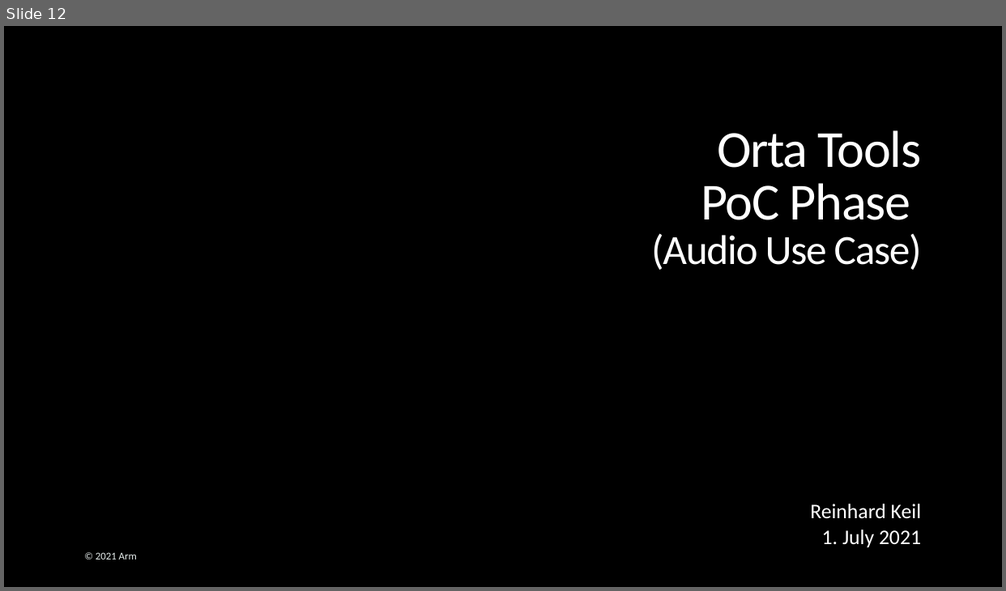
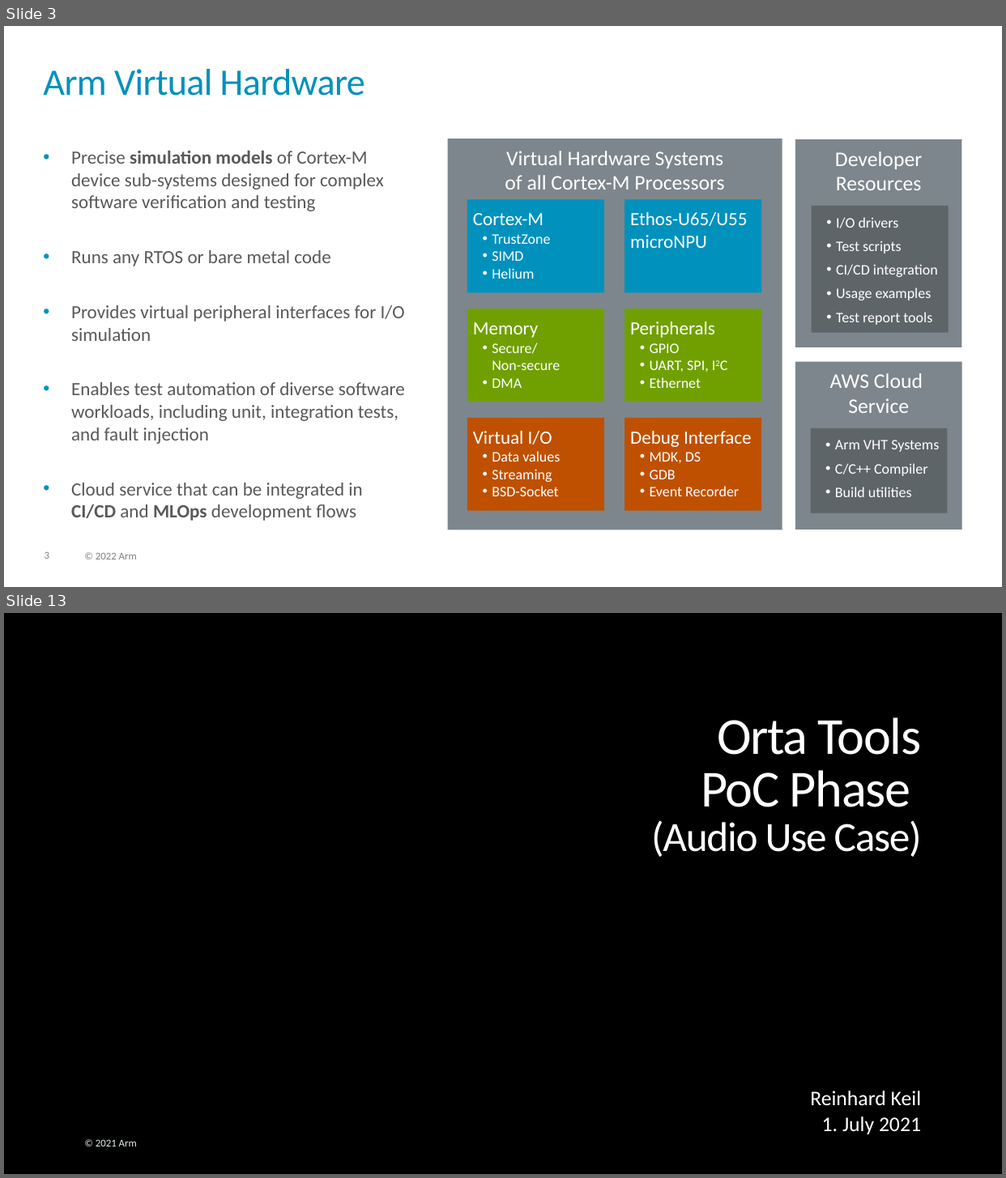
Before and after one commit to ARM-software/AVH, a slide deck: DoxyGen/overview/src/images/img_src.pptx. Shown one above the other, each under a label of ours: slide 12 before the commit, slides 3 and 13 after it; the slides between them are not shown. The pictures are 1006x591 and 1006x1178 pixels, drawn with LibreOffice and Linux fonts; fonts in the diff are those of the drawing; background and template pictures are left out. Boxes give left, top, right and bottom in pixels: in the first picture for what was removed or moved away, otherwise in the second. Text is boxed around its words. In the diff, an @@ line names an element or a change of style, - is before the commit and + after.

```diff
--- a/DoxyGen/overview/src/images/img_src.pptx
+++ b/DoxyGen/overview/src/images/img_src.pptx
@@ slide 3 added at [4, 26, 1002, 587], background #FFFFFF @@
@@ title added at [43, 69, 365, 96], 36 pt, text #0091BD @@
+Arm Virtual Hardware
@@ rectangle added at [448, 139, 782, 531], fill #7D868C, 20 pt, text #FFFFFF @@
+Virtual Hardware Systems
+of all Cortex-M Processors
@@ rectangle added at [795, 139, 962, 348], fill #7D868C, 20 pt, text #FFFFFF @@
+Developer Resources
@@ text added at [71, 151, 405, 521], 18 pt, text #595959 @@
+• Precise simulation models of Cortex-M device sub-systems designed for complex software verification and testing
+• Runs any RTOS or bare metal code
+• Provides virtual peripheral interfaces for I/O simulation
+• Enables test automation of diverse software workloads, including unit, integration tests, and fault injection
+• Cloud service that can be integrated in CI/CD and MLOps development flows
@@ rectangle added at [467, 199, 604, 292], fill #0091BD, 14 pt, text #FFFFFF @@
+Cortex-M
+• TrustZone
+• SIMD
+• Helium
@@ rectangle added at [624, 199, 761, 292], fill #0091BD, 18 pt, text #FFFFFF @@
+Ethos-U65/U55
+microNPU
@@ rectangle added at [812, 206, 948, 333], fill #5D6569, 14 pt, text #FFFFFF @@
+• I/O drivers
+• Test scripts
+• CI/CD integration
+• Usage examples
+• Test report tools
@@ rectangle added at [467, 309, 604, 402], fill #70A000, 14 pt, text #FFFFFF @@
+Memory
+• Secure/
+  Non-secure
+• DMA
@@ rectangle added at [624, 309, 761, 402], fill #70A000, 14 pt, text #FFFFFF @@
+Peripherals
+• GPIO
+• UART, SPI, I2C
+• Ethernet
@@ rectangle added at [795, 362, 962, 530], fill #7D868C, 20 pt, text #FFFFFF @@
+AWS Cloud
+Service
@@ rectangle added at [467, 418, 604, 511], fill #BF5000, 14 pt, text #FFFFFF @@
+Virtual I/O
+• Data values
+• Streaming
+• BSD-Socket
@@ rectangle added at [624, 418, 761, 511], fill #BF5000, 14 pt, text #FFFFFF @@
+Debug Interface
+• MDK, DS
+• GDB
+• Event Recorder
@@ rectangle added at [811, 429, 948, 514], fill #5D6569, 14 pt, text #FFFFFF @@
+• Arm VHT Systems
+• C/C++ Compiler
+• Build utilities
@@ page number added at [44, 552, 49, 559], 10 pt, text #7F7F7F @@
+3
@@ text added at [96, 553, 137, 560], 10 pt, text #7F7F7F @@
+© 2022 Arm
@@ what was slide 12 is now slide 13 @@
```
Also in this commit, not shown: 25 slides changed, 1 other slide added, 1 slide removed, 2 other files.
